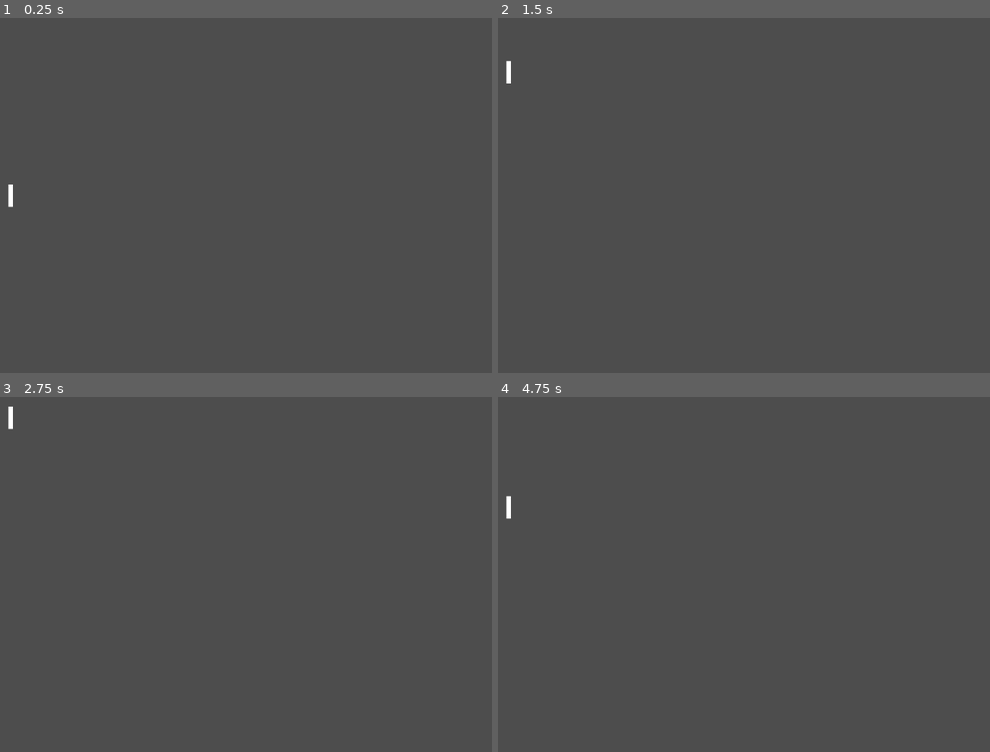
Above: before the commit, frames 1-4 (two rows, left to right).
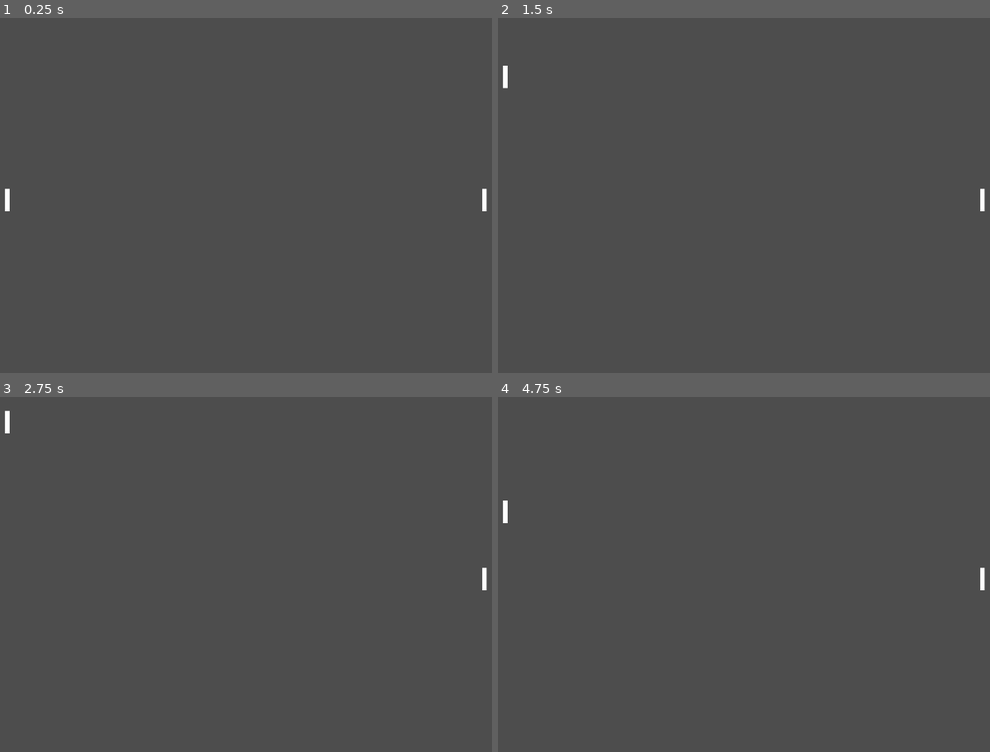
Above: after the commit, the same moments.

Repository: Alexander-Jordan/pong-godot
Game: Godot game, scene res://Scenes/Levels/main.tscn
The game is run twice, just before and just after one commit, with the same random seed, the same clock (stepped at 60 frames per second) and the same inputs.
Inputs:
- Up to frame 1 (0.25 s): no input
- Up to frame 2 (1.5 s): tap Enter at 0.5 s; hold Up (up-p1, bound only before the commit) 0.53-1.28 s; hold Down (down-p1, bound only before the commit) from 1.28 s (still down)
- Up to frame 3 (2.75 s): release Down (down-p1, bound only before the commit) at 2.03 s; hold Up (up-p1, bound only before the commit) from 2.03 s (still down)
- Up to frame 4 (4.75 s): tap Space at 3.5 s; release Up (up-p1, bound only before the commit) at 3.53 s; hold Down (down-p1, bound only before the commit) from 3.53 s (still down)

The runs differ from the first frame. In frame 1, 0.2% of the frame differs, in the area x 0-100%, y 46-55%; in frame 2, 0.2%; in frame 3, 0.2%; in frame 4, 0.2%, in the area x 0-100%, y 27-55%.

Commit message:
2 players

Diff:
--- a/Scenes/Levels/main.tscn
+++ b/Scenes/Levels/main.tscn
@@ -5,4 +5,9 @@
 [node name="Main" type="Node2D"]
 
 [node name="Racket" parent="." instance=ExtResource("1_7675b")]
-position = Vector2(156, 317)
+position = Vector2(150, 325)
+
+[node name="Racket2" parent="." instance=ExtResource("1_7675b")]
+position = Vector2(1000, 325)
+upAction = "up2"
+downAction = "down2"
--- a/Scripts/racket.gd
+++ b/Scripts/racket.gd
@@ -1,13 +1,15 @@
 extends CharacterBody2D
 
 @export var speed = 400
+@export var upAction := "up"
+@export var downAction := "down"
 
 # Called when the node enters the scene tree for the first time.
 func _ready():
 	pass # Replace with function body.
 
 func get_input():
-	var direction = Input.get_axis("up-p1", "down-p1")
+	var direction = Input.get_axis(upAction, downAction)
 	velocity = Vector2(0, direction * speed)
 
 # Called every frame. 'delta' is the elapsed time since the previous frame.
--- a/project.godot
+++ b/project.godot
@@ -16,22 +16,22 @@
 
 [input]
 
-up-p1={
+up={
 "deadzone": 0.5,
 "events": [Object(InputEventKey,"resource_local_to_scene":false,"resource_name":"","device":0,"window_id":0,"alt_presse …(181 unchanged characters)…
 ]
 }
-down-p1={
+down={
 "deadzone": 0.5,
 "events": [Object(InputEventKey,"resource_local_to_scene":false,"resource_name":"","device":0,"window_id":0,"alt_presse …(181 unchanged characters)…
 ]
 }
-up-p2={
+up2={
 "deadzone": 0.5,
 "events": [Object(InputEventKey,"resource_local_to_scene":false,"resource_name":"","device":-1,"window_id":0,"alt_pressed":false,"shift_pressed":false,"ctrl_pressed":false,"meta_pressed":false,"pressed":false,"keycode":0,"physical_keycode":87,"key_label":0,"unicode":119,"echo":false,"script":null)
 ]
 }
-down-p2={
+down2={
 "deadzone": 0.5,
 "events": [Object(InputEventKey,"resource_local_to_scene":false,"resource_name":"","device":-1,"window_id":0,"alt_pressed":false,"shift_pressed":false,"ctrl_pressed":false,"meta_pressed":false,"pressed":false,"keycode":0,"physical_keycode":83,"key_label":0,"unicode":115,"echo":false,"script":null)
 ]
